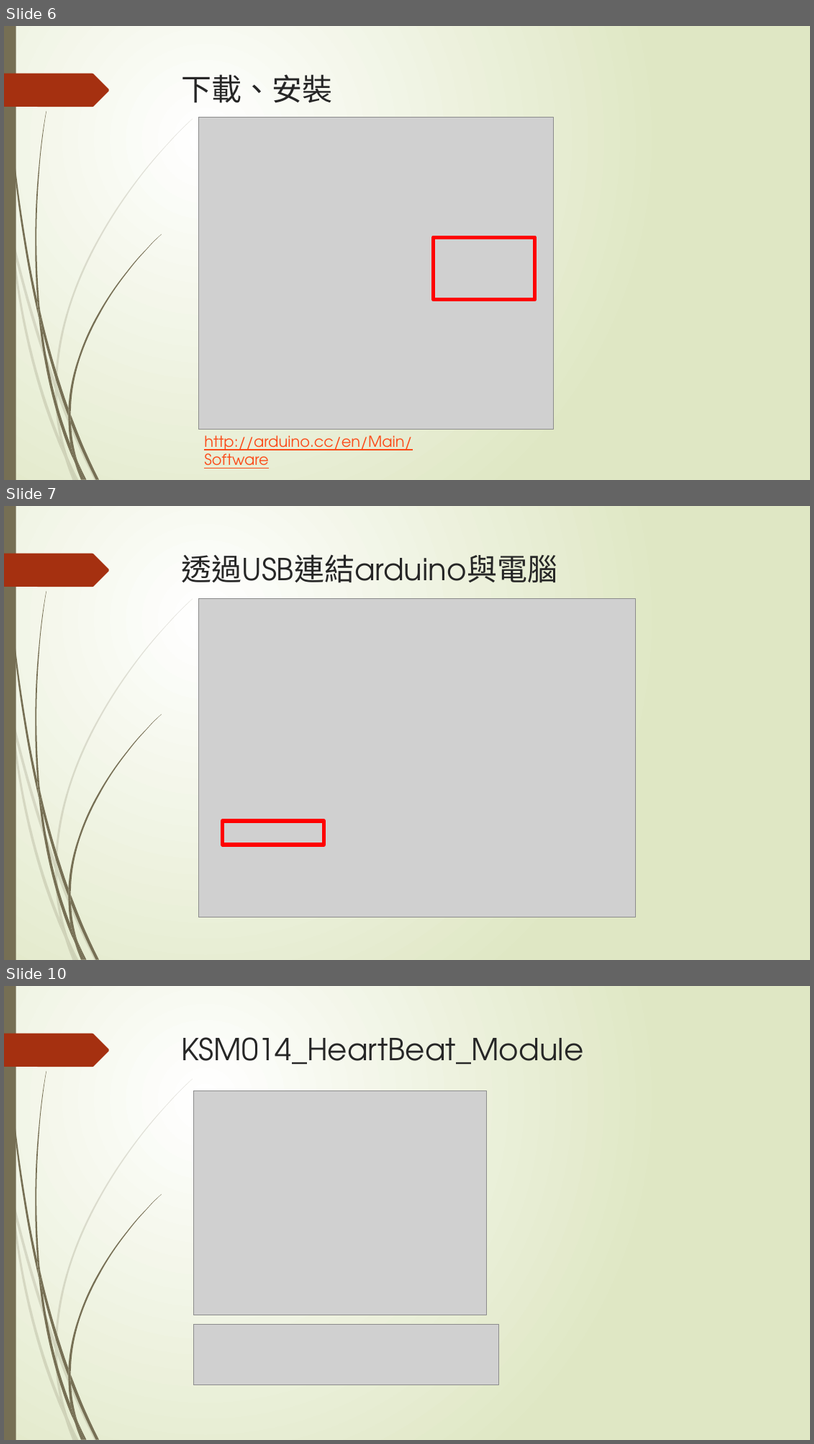
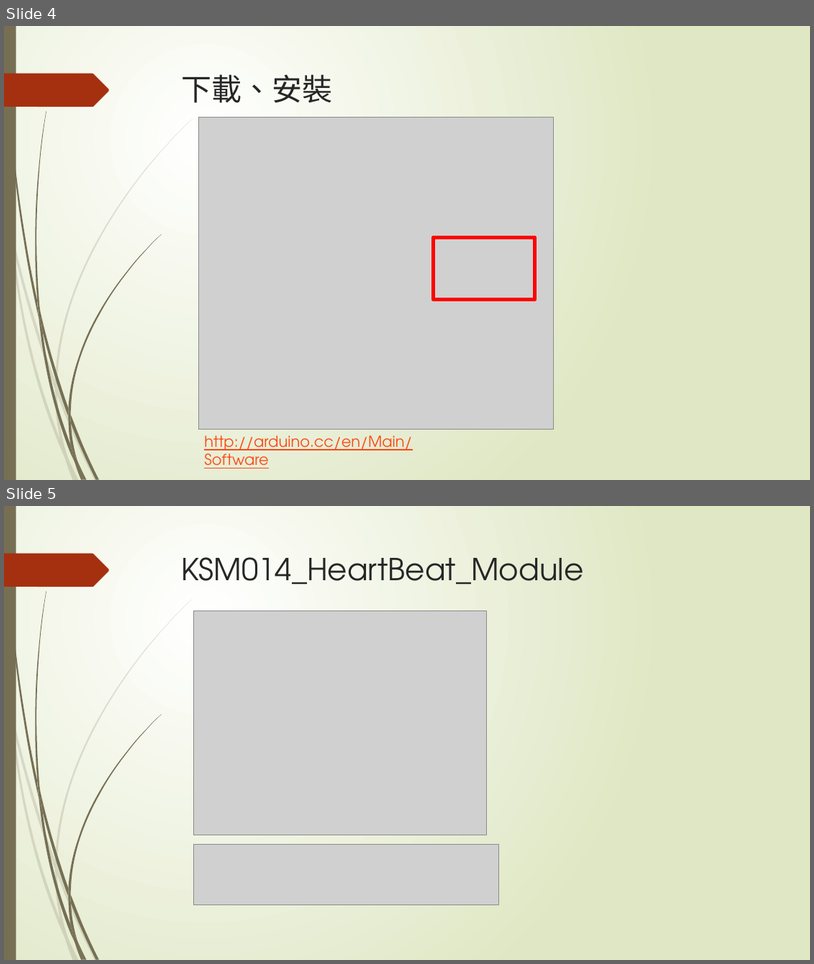
Before and after one commit to htylab/SS_EXP, a slide deck: 信號與系統實習_心跳信號量測.pptx. Shown one above the other, each under a label of ours: slides 6, 7 and 10 before the commit, slides 4 and 5 after it; the slides between them are not shown. The pictures are 814x1444 and 814x964 pixels, drawn with LibreOffice and Linux fonts; fonts in the diff are those of the drawing; grey boxes stand for pictures. Boxes give left, top, right and bottom in pixels: in the first picture for what was removed or moved away, otherwise in the second. Text is boxed around its words. In the diff, an @@ line names an element or a change of style, - is before the commit and + after.

```diff
--- a/信號與系統實習_心跳信號量測.pptx
+++ b/信號與系統實習_心跳信號量測.pptx
@@ slide 7 removed at [4,506,810,960], background gradient #FFFFFF to #DFE8C4; not listed: 24 template elements that a slide beside it also shows @@
@@ title removed at [182,554,558,583] @@
-透過USB連結arduino與電腦
@@ picture removed at [199,599,636,917] @@
@@ rectangle removed at [222,821,324,844] @@
@@ what was slide 6 is now slide 4 @@
@@ what was slide 10 is now slide 5 @@
```
Also in this commit, not shown: 1 slide changed, 5 other slides removed, 1 other file.
